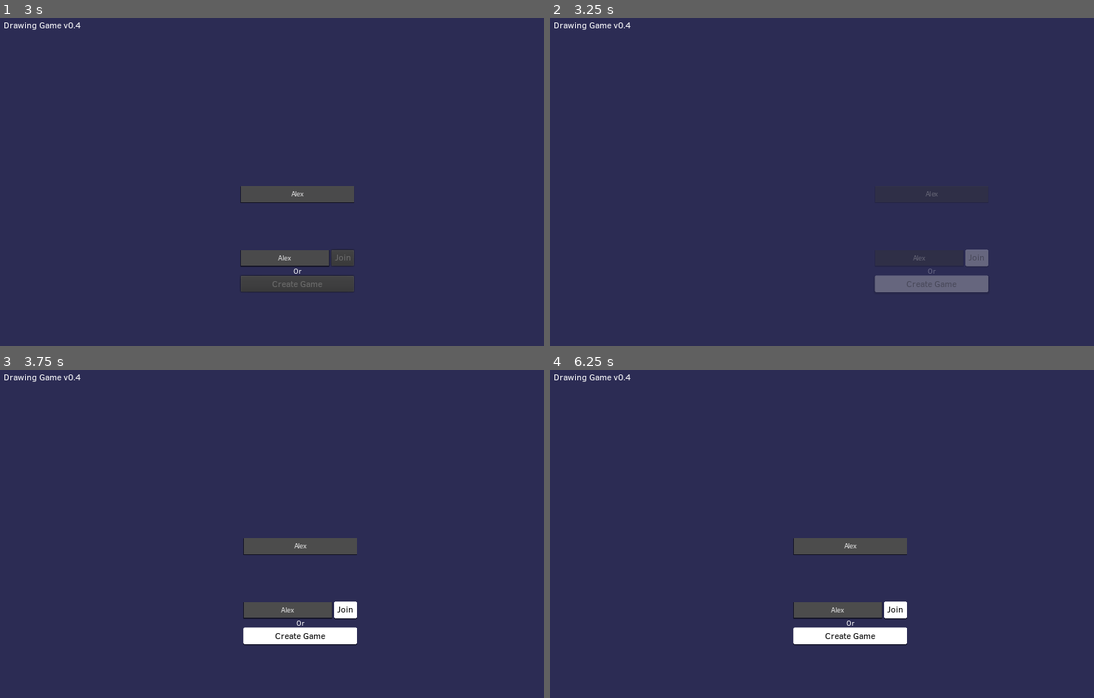
Above: before the commit, frames 1-4 (two rows, left to right).
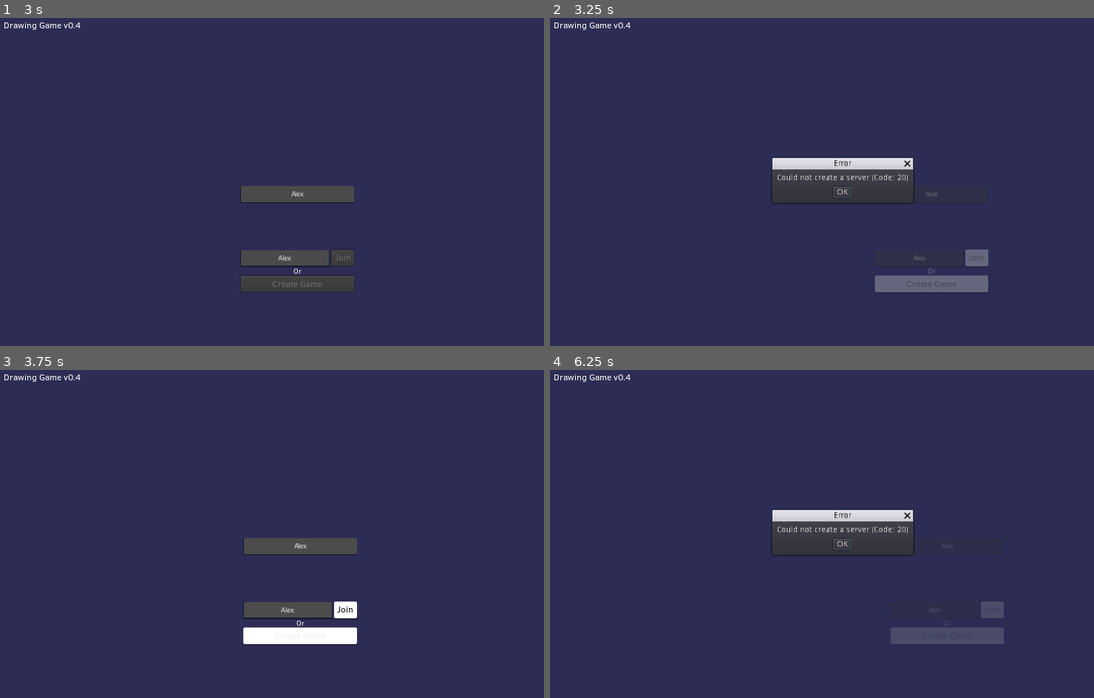
Above: after the commit, the same moments.

Repository: rednir/DrawingGame
Game: Godot game, scene res://Scenes/MainMenu.tscn
Two runs of this game, one before a commit and one after it. Both use one fixed random seed, a clock stepped at 60 frames per second and the inputs below. Sound files missing from this copy of the repository are replaced by a short silence.
Inputs (mouse positions are in pixels of both pictures, inside the frame that each line leads up to):
- Up to frame 1 (3 s): click (299, 195) at 0.52 s; type "Alex" at 0.6 s; click (288, 257) at 0.75 s; type "Alex" at 0.83 s; click "Create Game" at 1.25 s; click "OK" at 2 s; click "Create Game" at 2.75 s
- Up to frame 2 (3.25 s): no input
- Up to frame 3 (3.75 s): click (293, 543) at 3.5 s, where only the run after the commit has a clickable "OK"
- Up to frame 4 (6.25 s): click "Create Game" at 4.25 s; click (843, 543) at 5 s, where only the run after the commit has a clickable "OK"; tap Enter at 5.75 s; move the mouse to (974, 520) at 5.77 s; click (974, 520) at 5.92 s

Frame 1 is identical in both runs. In frame 2, 1.4% of the frame differs, in the area x 40-67%, y 42-57%; in frame 3, less than 0.1%; in frame 4, 4.9%, in the area x 40-84%, y 42-84%.
Error before the commit: Attempt to call function 'queue_free' in base 'previously freed instance' on a null instance. (res://Scripts/AutoLoads/Events.gd:51)

Commit message:
remove old code

Diff:
--- a/Scripts/AutoLoads/Events.gd
+++ b/Scripts/AutoLoads/Events.gd
@@ -47,43 +47,20 @@
 
 func show_dialog(title, message):
 	#OS.alert(message, title)
-	if dialog != null:
-		dialog.queue_free()
+	if Engine.get_main_loop().current_scene.get_node_or_null("AcceptDialog") != null:
+		Engine.get_main_loop().current_scene.get_node_or_null("AcceptDialog").queue_free()
 
 	dialog = AcceptDialog.new()
 	dialog.name = "AcceptDialog"
 
 	dialog.window_title = title
 	dialog.dialog_text = message
-	dialog.connect("hide", self, "on_dialog_close")
+	#dialog.connect("modal_closed", self, "on_dialog_close")
 	dialog.popup_exclusive = true
 
 	Engine.get_main_loop().current_scene.add_child(dialog)
 	dialog.popup_centered()
-
-	return # i need to fix the below crashing on exported version, something to do with the bg i think
-
-
-	on_dialog_close()
-
-	dialog = AcceptDialog.new()
-	dialog_bg = Panel.new()
-
-	dialog_bg_style.bg_color = Color(0, 0, 0, 0.5)
-
-	dialog.window_title = title
-	dialog.dialog_text = message
-	dialog.connect("hide", self, "on_dialog_close")
-	dialog.popup_exclusive = true
-
-	dialog_bg.add_child(dialog)
-	dialog_bg.rect_position = Vector2(0, 0)
-	dialog_bg.rect_size = Vector2(1024, 600)
-	dialog_bg.set("custom_styles/panel", dialog_bg_style)
-
-	Engine.get_main_loop().current_scene.add_child(dialog_bg)
-	dialog.popup_centered()
-	dialog_bg.show()
+	print("pop")
 
 
 
